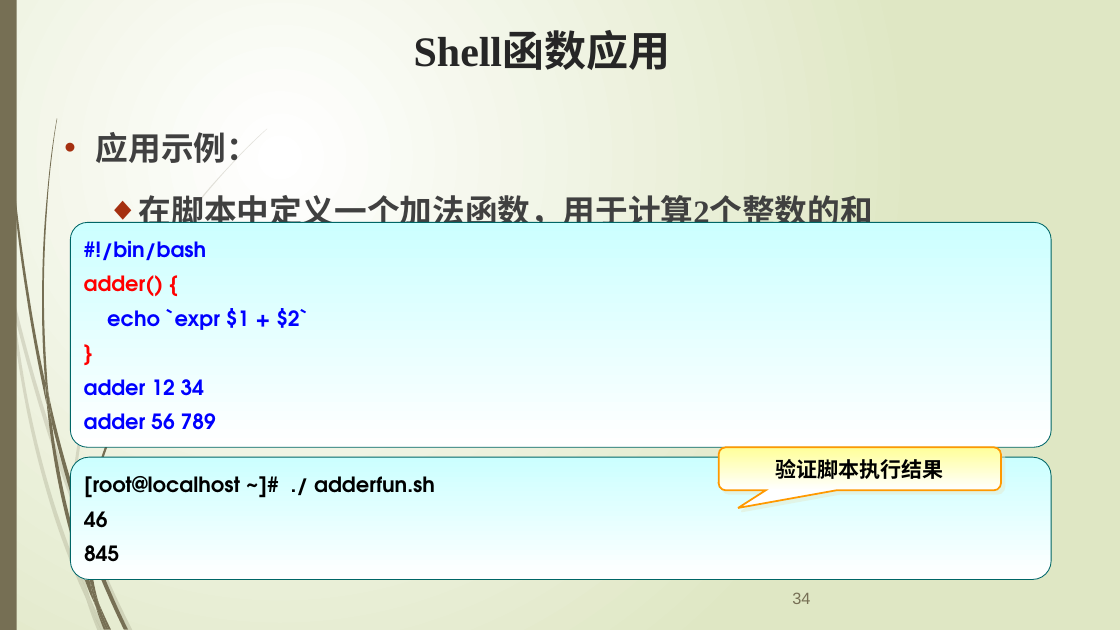
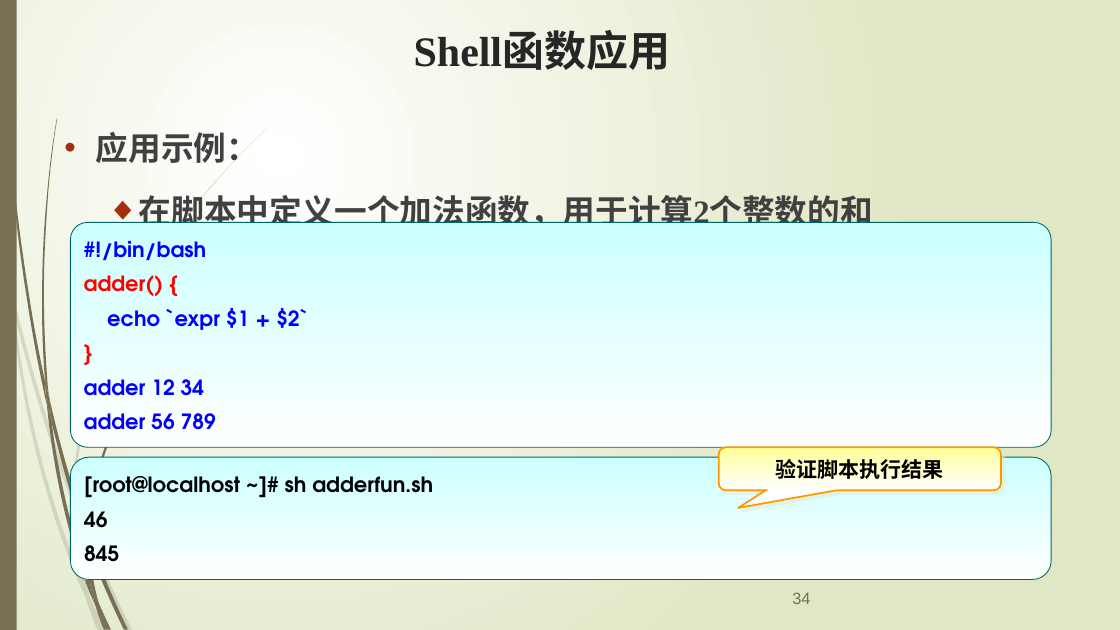
Before and after one commit to edu2act/course-testing-technique, a slide deck: slide 34 of PPT/11 Programming of Shell .pptx. Drawn at 1120x630 pixels with LibreOffice and Linux fonts; fonts in the diff are those of the drawing. Boxes give left, top, right and bottom in pixels: in the first picture for what was removed or moved away, otherwise in the second. Text is boxed around its words. In the diff, an @@ line names an element or a change of style, - is before the commit and + after.

```diff
--- a/PPT/11 Programming of Shell .pptx
+++ b/PPT/11 Programming of Shell .pptx
@@ rounded rectangle "[root@localhost ~]# sh adderfun.sh" at (71,457,1052,580): fill gradient #CCFFFF to #CCE8CF to gradient #CCFFFF to #FFFFFF @@
@@ text in rounded rectangle at (84,476,433,498): text changed @@
-[root@localhost ~]# ./ adderfun.sh
+[root@localhost ~]# sh adderfun.sh
```
Also in this commit, not shown: 20 other slides changed, 4 other files.
